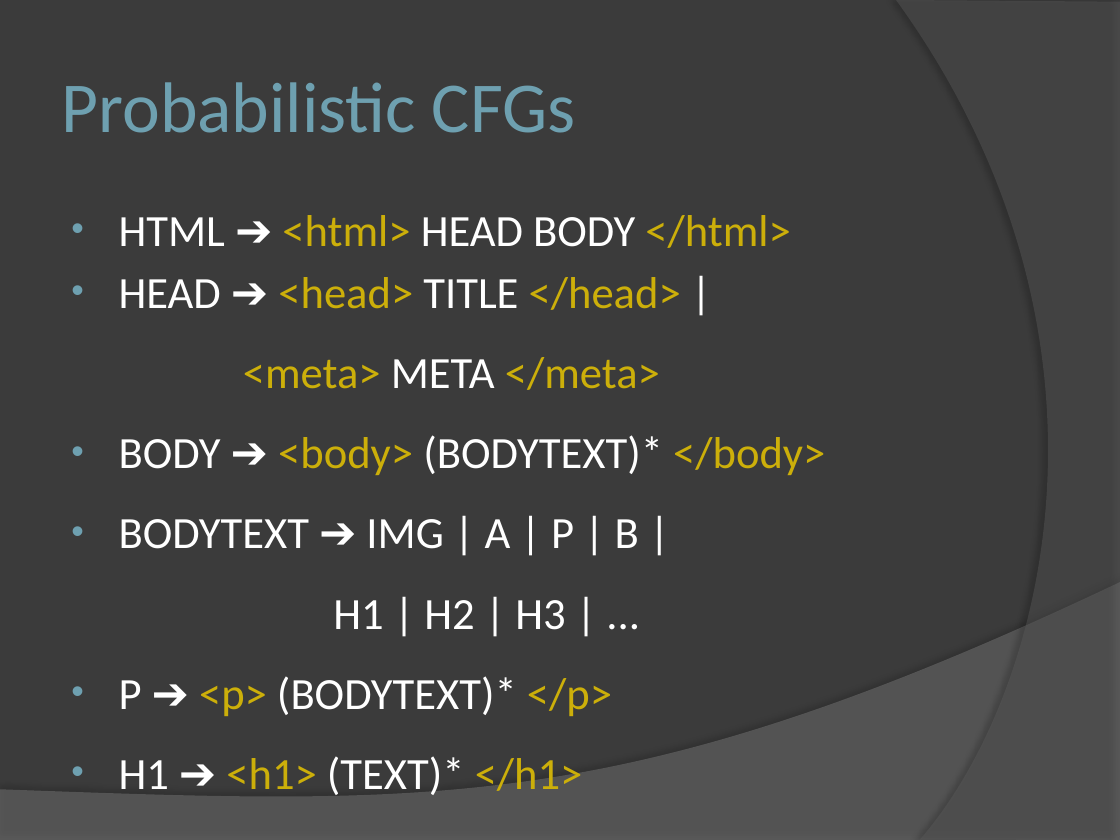
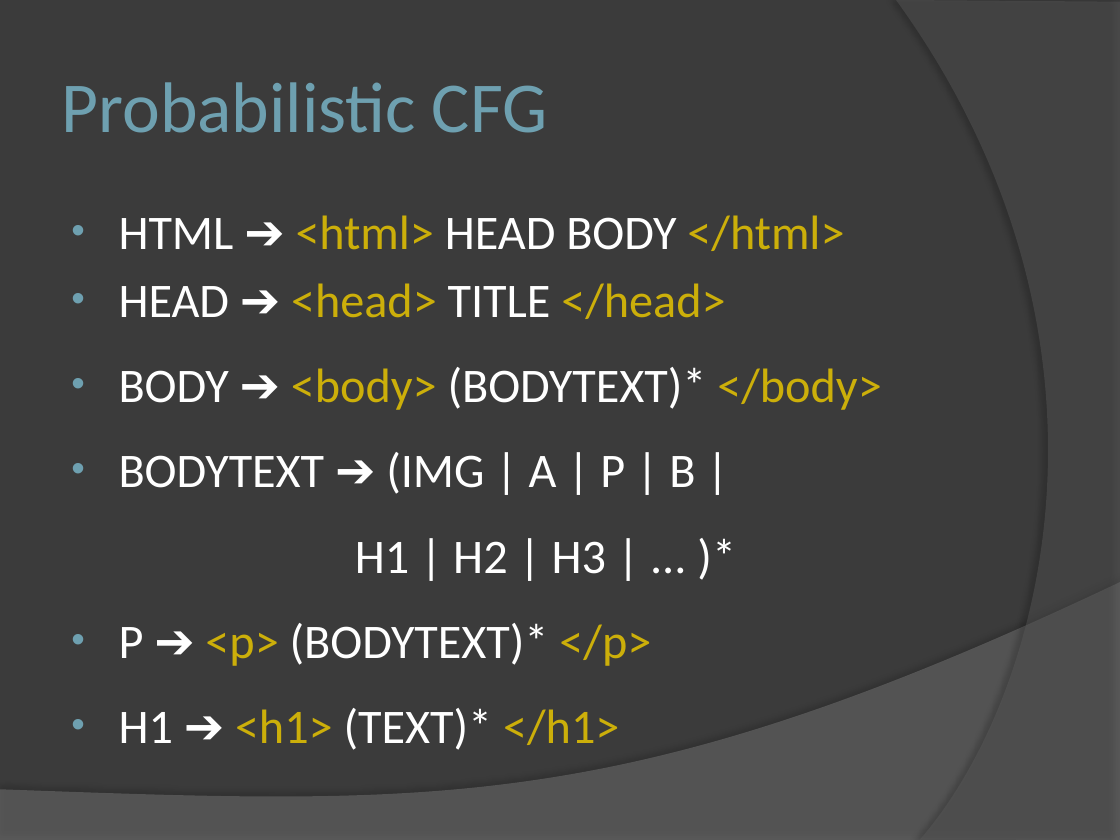
Before and after one commit to s1n/smlp-generator, a slide deck: slide 4 of docs/Machine Language Generation.pptx. Drawn at 1120x840 pixels with LibreOffice and Linux fonts; fonts in the diff are those of the drawing. Boxes give left, top, right and bottom in pixels: in the first picture for what was removed or moved away, otherwise in the second. Text is boxed around its words. In the diff, an @@ line names an element or a change of style, - is before the commit and + after.

```diff
--- a/docs/Machine Language Generation.pptx
+++ b/docs/Machine Language Generation.pptx
@@ title at [62, 82, 547, 133]: text changed @@
-Probabilistic CFGs
+Probabilistic CFG
@@ text at [119, 215, 881, 750]: size 28.7 to 31 pt in "HTML ➔ <html> HEAD BODY </html>", "BODY ➔ <body> (BODYTEXT)* </body>", "P ➔ <p> (BODYTEXT)* </p>", "H1 ➔ <h1> (TEXT)* </h1>" @@
@@ text at [119, 283, 725, 319]: text changed; size 28.7 to 31 pt @@
-• HEAD ➔ <head> TITLE </head> |
-<meta> META </meta>
+• HEAD ➔ <head> TITLE </head>
@@ text at [119, 452, 695, 574]: text changed; size 28.7 to 31 pt @@
-• BODYTEXT ➔ IMG | A | P | B |
-H1 | H2 | H3 | ...
+• BODYTEXT ➔ (IMG | A | P | B |
+H1 | H2 | H3 | ... )*
```
Also in this commit, not shown: 4 other slides changed, 10 other files.
